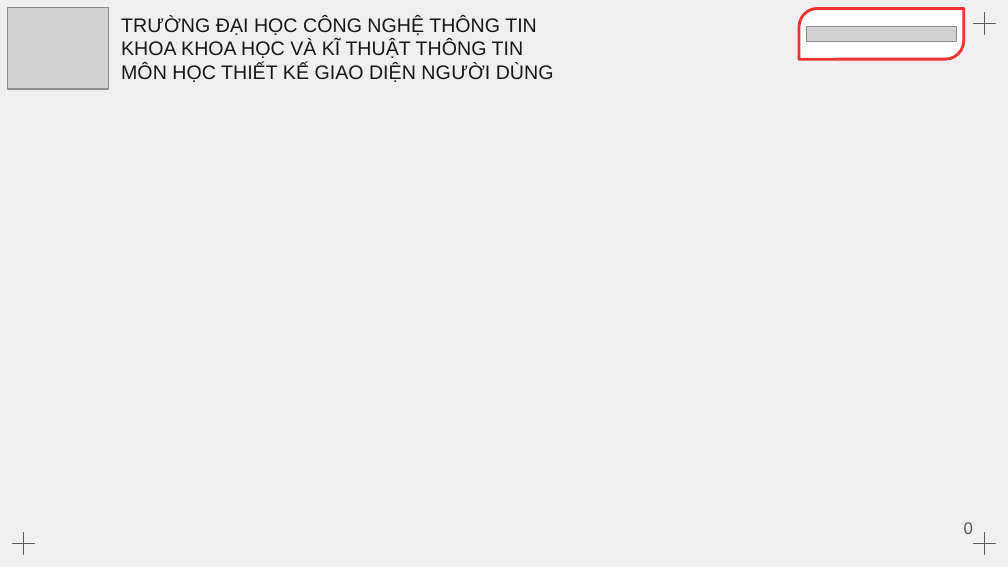
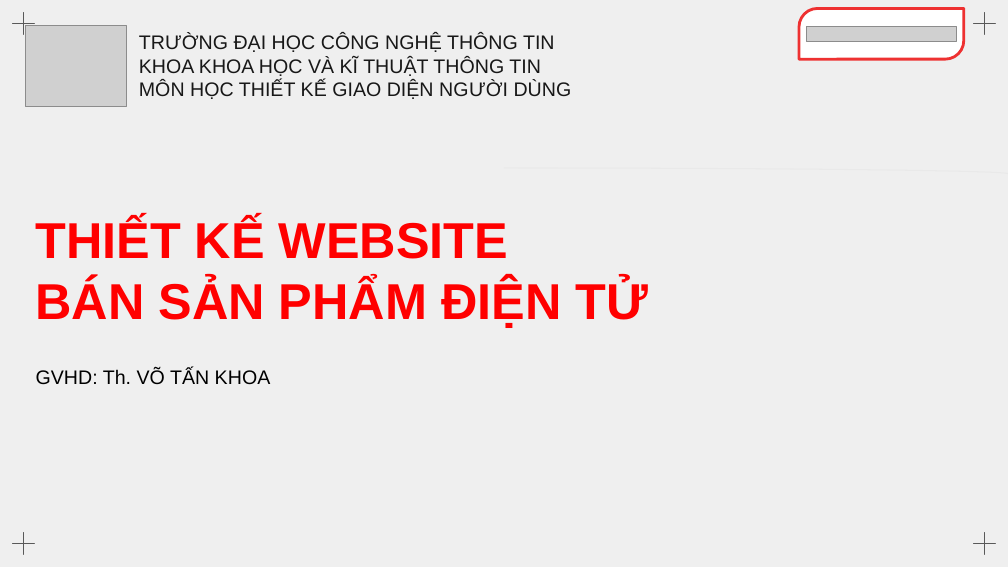
Before and after one commit to Dat22540003/e-commerce, a slide deck: slide 1 of report/report_group_3.pptx. Drawn at 1008x567 pixels with LibreOffice and Linux fonts; fonts in the diff are those of the drawing; grey boxes stand for pictures. Boxes give left, top, right and bottom in pixels: in the first picture for what was removed or moved away, otherwise in the second. Text is boxed around its words. In the diff, an @@ line names an element or a change of style, - is before the commit and + after.

```diff
--- a/report/report_group_3.pptx
+++ b/report/report_group_3.pptx
@@ picture: place and size @@
-picture at [8,8,109,90]
+picture at [25,25,126,107]
@@ text "TRƯỜNG ĐẠI HỌC CÔNG NGHỆ ...": place and size @@
-text "TRƯỜNG ĐẠI HỌC CÔNG NGHỆ ..." at [121,16,554,82]
+text "TRƯỜNG ĐẠI HỌC CÔNG NGHỆ ..." at [139,34,572,99]
@@ text added at [36,218,649,328], 36 pt, text #FF0000, bold @@
+THIẾT KẾ WEBSITE
+BÁN SẢN PHẨM ĐIỆN TỬ
@@ text added at [36,369,271,385], 14 pt, text #000000 @@
+GVHD: Th. VÕ TẤN KHOA
@@ page number removed at [964,522,973,534] @@
-0
```
Also in this commit, not shown: 20 slides added, 2 slides removed, 7 other files.
